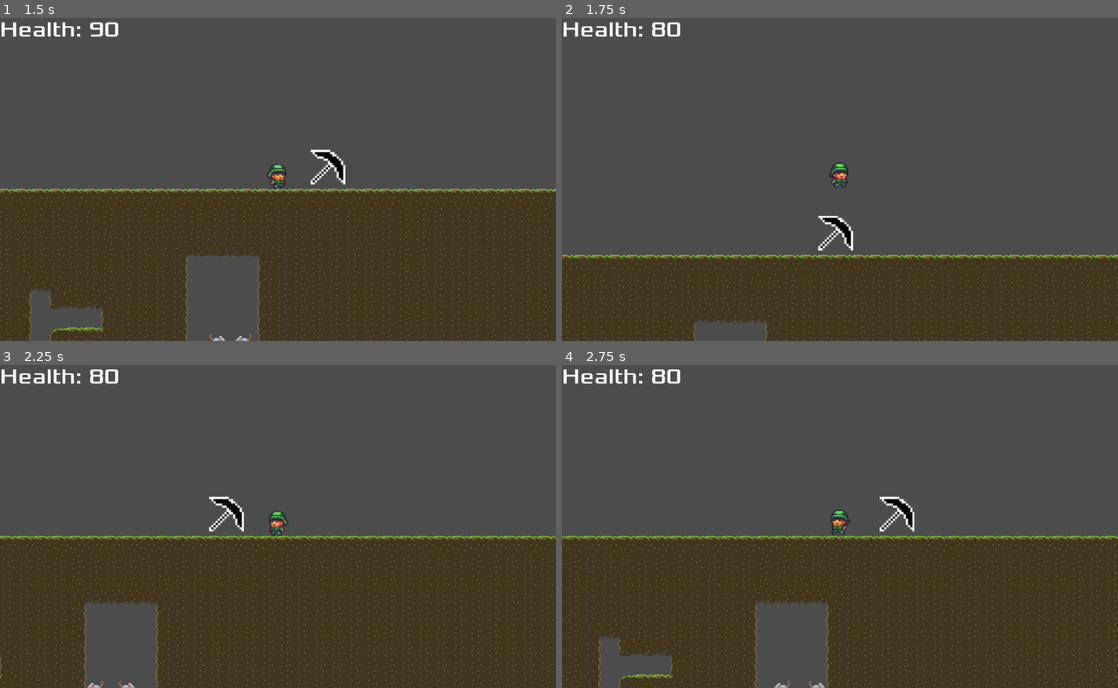
Above: before the commit, frames 1-4 (two rows, left to right).
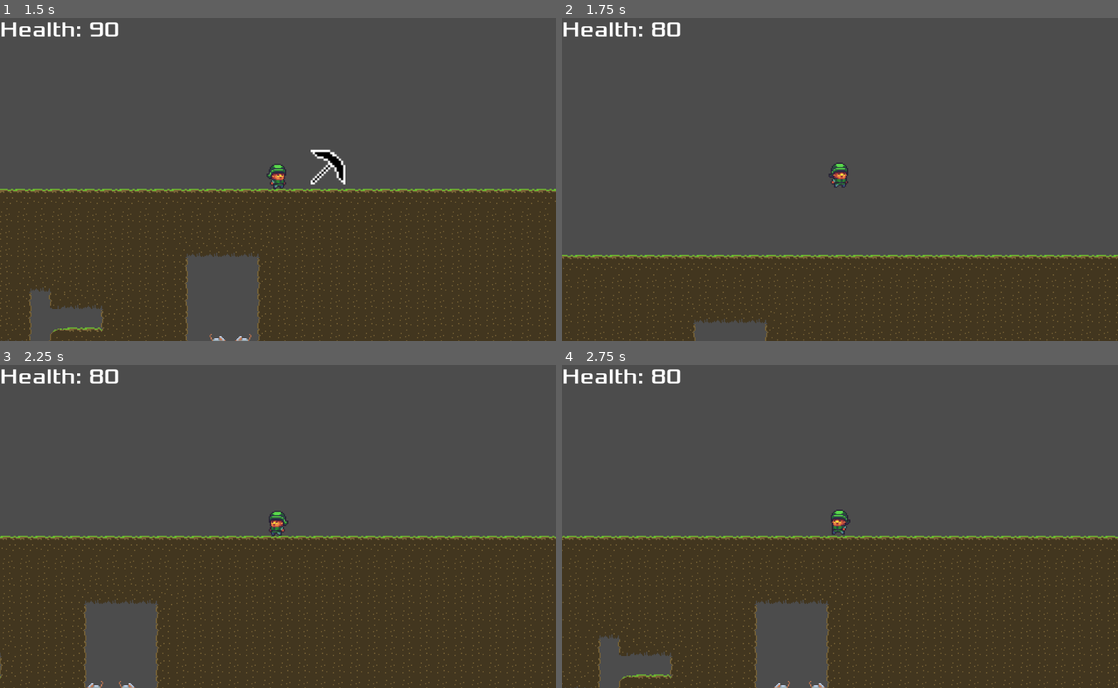
Above: after the commit, the same moments.

Repository: glass-brick/kerene
Game: Godot game, scene res://Scenes/Level/Level.tscn
The game is run twice, just before and just after one commit, with the same random seed, the same clock (stepped at 60 frames per second) and the same inputs.
Inputs (mouse positions are in pixels of both pictures, inside the frame that each line leads up to):
- Up to frame 1 (1.5 s): tap Enter at 0.5 s; move the mouse to (400, 163) at 0.52 s; hold D (ui_right) from 0.53 s (still down); tap Q (Change_item) at 0.6 s; tap Space (ui_select) at 0.77 s; move the mouse to (166, 195) at 1.27 s; tap E (Use_item) at 1.35 s
- Up to frame 2 (1.75 s): keep holding D (ui_right); tap Space (ui_select) at 1.52 s
- Up to frame 3 (2.25 s): move the mouse to (333, 455) at 2.02 s; release D (ui_right) at 2.03 s; hold A (ui_left) from 2.03 s (still down); click (333, 455) at 2.1 s
- Up to frame 4 (2.75 s): keep holding A (ui_left)

Frame 1 is identical in both runs. In frame 2, 0.3% of the frame differs, in the area x 46-53%, y 61-73%; in frame 3, 0.3%; in frame 4, 0.3%, in the area x 57-64%, y 40-52%.
Error before the commit: Parse Error: The export hint isn't a resource type. (res://Scenes/Items/GenericItem.gd:4)

Commit message:
itemssss

Diff:
--- a/Scenes/Items/BasicAttack.gd
+++ b/Scenes/Items/BasicAttack.gd
@@ -1,8 +1,6 @@
-extends "res://Scenes/Items/GenericItem.gd"
+var item_name = "BasicAttack"
 
-
-func _ready():
-	pass # Replace with function body.
+var item_owner = false
 
 func use():
 	print("uso y todo bien")
--- a/Scenes/Items/GenericItem.gd
+++ b/Scenes/Items/GenericItem.gd
@@ -1,12 +1,13 @@
 extends Area2D
 
 
-export (Node) var weapon_script
+export (Script) var weapon_script
 
 func pick_up_item():
 	self.queue_free()
 
 func _on_Area2D_body_entered(body):
 	if body.has_method("pickup_item"):
-		body.pickup_item(weapon_script)
+		if body.pickup_item(weapon_script):
+			self.pick_up_item()
 	print("item is being pass oon")
--- a/Scenes/Items/GenericItem.tscn
+++ b/Scenes/Items/GenericItem.tscn
@@ -1,15 +1,14 @@
-[gd_scene load_steps=5 format=2]
+[gd_scene load_steps=4 format=2]
 
 [ext_resource path="res://Sprites/pick.png" type="Texture" id=1]
 [ext_resource path="res://Scenes/Items/GenericItem.gd" type="Script" id=2]
-[ext_resource path="res://Scenes/Items/GenericItemScript.gd" type="Script" id=3]
 
 [sub_resource type="RectangleShape2D" id=1]
 extents = Vector2( 16.1335, 15.6369 )
 
 [node name="GenericItem" type="Area2D"]
+position = Vector2( 1, -1 )
 script = ExtResource( 2 )
-weapon_script = ExtResource( 3 )
 
 [node name="CollisionShape2D" type="CollisionShape2D" parent="."]
 shape = SubResource( 1 )
--- a/Scenes/Items/GenericItemScript.gd
+++ b/Scenes/Items/GenericItemScript.gd
@@ -1,5 +1,3 @@
-extends Script
-
 var item_name = "generic_item"
 
 var item_owner = false
--- a/Scenes/Level/Level.tscn
+++ b/Scenes/Level/Level.tscn
@@ -9,6 +9,7 @@
 [ext_resource path="res://Scenes/Monsters/Rat.tscn" type="PackedScene" id=7]
 [ext_resource path="res://Scenes/Items/GenericItem.tscn" type="PackedScene" id=8]
 [ext_resource path="res://Scenes/Items/BasicAttack.gd" type="Script" id=9]
+[ext_resource path="res://Scenes/Items/GenericItemScript.gd" type="Script" id=10]
 
 [node name="Node2D" type="Node2D"]
 
@@ -50,4 +51,5 @@
 
 [node name="Area2D" parent="." instance=ExtResource( 8 )]
 position = Vector2( 513, 92 )
+weapon_script = ExtResource( 10 )
 [connection signal="timeout" from="Player/RestartAfterDeath" to="Player" method="_on_RestartAfterDeath_timeout"]
--- a/Scenes/Player/Player.gd
+++ b/Scenes/Player/Player.gd
@@ -19,10 +19,6 @@
 var hud_path_node
 var is_dead = false
 var items = {
-	"basic_attack":{
-		"object": basic_item,
-		"amount": 1
-	}
 }
 
 
@@ -30,6 +26,10 @@
 func _ready():
 	self.hud_path_node = get_node(hud_path)
 	self.hud_path_node.update_health(self.health)
+	self.items["basic_attack"] = {
+		"object": basic_item.new(),
+		"amount": 1
+	}
 	active_item = self.items["basic_attack"]["object"]
 
 
@@ -108,20 +108,21 @@
 	get_tree().reload_current_scene()
 
 func pickup_item(item):
-	print(item)
-
-	if item.item_name in self.items:
-		self.items[item.item_name]["amount"] += 1
+	var new_item = item.new()
+	if new_item.item_name in self.items:
+		self.items[new_item.item_name]["amount"] += 1
 	else:
-		self.items[item.item_name] = {"amount": 1, "object": item}
-	item.pick_up_item()
+		new_item.item_owner = self
+		self.items[new_item.item_name] = {"amount": 1, "object": new_item}
+	return true
 
 func use_item():
 	if self.active_item:
 		self.active_item.use()
 
 func spend_active_item():
-	if self.items[self.active_item.item_name] in self.items:
-		self.items[self.active_item.item_name]["amount"] -= 1
-		if self.items[self.active_item.item_name]["amount"] < 1:
+	var current_item_name = self.active_item.item_name
+	if self.items[current_item_name] in self.items:
+		self.items[current_item_name]["amount"] -= 1
+		if self.items[current_item_name]["amount"] < 1:
 			active_item = self.items["basic_attack"]["object"]
Not shown: 1 places in Scenes/Level/Level.tscn that only renumber resources
